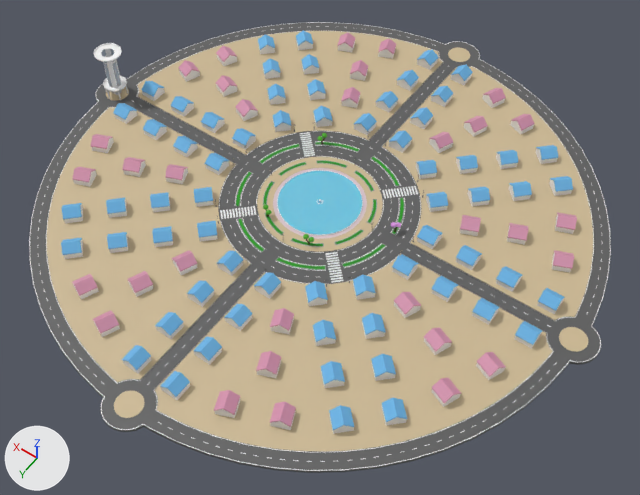
The Blender file assets/roundtownmap.blend as it was, and as the next commit left it.
Both versions are drawn from a 50 mm lens placed at (-238.0, 332.0, 471.0), pointed at (-20.0, 28.0, -8.0). Every picture has the same lights, and +X, +Y and +Z are marked at lower left. The older version comes first.

Objects in the first picture: 'Circle', 'Circle.005', 'Circle.006', 'Circle.007', 'Circle.008', 'Cube.001', 'Cylinder.001', 'House', 'House.001', 'House.002', 'House.003', 'House.004', 'Road', 'peoplepathoutsideoffountain', 'tree.001', 'tree.002', 'tree.006', 'tree.022', 'water' and 16 more.
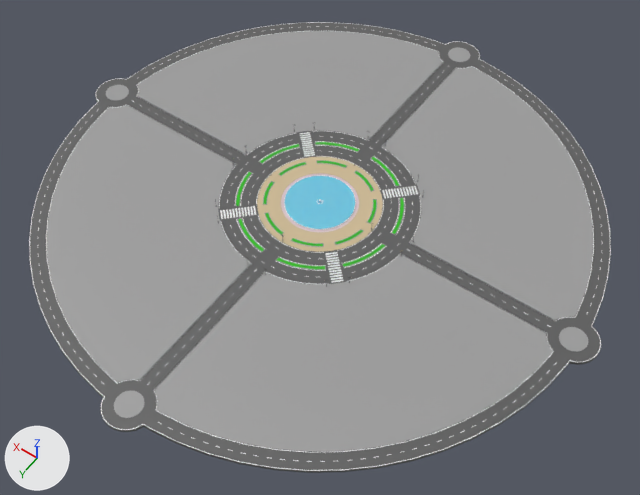
Patch to the scene script:
```diff
--- a/assets/roundtownmap.blend.py
+++ b/assets/roundtownmap.blend.py
@@ me_circle_022 @@
 me_circle_022.from_pydata(...)  # 128 vertices, 96 faces; spans x -44.0..44.0, y -44.0..44.0, z 0.0..0.2
 # used by ob_peoplepathoutsideoffountain; location = (0.0, 0.0, 0.0)
+# me_circle_022 part 1: 64 of the vertices in x -32.9..32.9, y -32.9..32.9, z 0.0..0.2 are scaled about their middle by (0.833, 0.833, 1)
 me_circle_022.materials.append(mat_path2)
@@ me_circle_016 @@
 me_circle_016.from_pydata(...)  # 608 vertices, 544 faces; spans x -187.0..187.0, y -187.0..187.0, z 0.0
-me_circle_016.materials.append(mat_path2)  # beige #cdb994
+me_circle_016.materials.append(mat_stone)  # grey #9d9d9d
@@ me_circle @@
 me_circle.from_pydata(...)  # 256 vertices, 136 faces; spans x -203.0..203.0, y -203.0..203.0, z 0.0
-me_circle.materials.append(mat_path2)  # beige #cdb994
+me_circle.materials.append(mat_stone)  # grey #9d9d9d
@@ ob_tree_002 @@
-ob_tree_002 = bpy.data.objects.new('tree.002', me_cylinder_030)
-ob_tree_002.location = (31.9, -47.3, 0.3)
-ob_tree_002.rotation_euler = (0.0, 0.653, 1.156)  # degrees (0, 37, 66)
-ob_tree_002.scale = (0.431, 0.431, 0.431)
@@ ob_tree_006 @@
-ob_tree_006 = bpy.data.objects.new('tree.006', me_cylinder_034)
-ob_tree_006.location = (-16.1, 35.2, 0.5)
-ob_tree_006.rotation_euler = (0.0, 0.653, -2.844)  # degrees (0, 37, -163)
-ob_tree_006.scale = (0.431, 0.431, 0.431)
@@ ob_tree_022 @@
-ob_tree_022 = bpy.data.objects.new('tree.022', me_cylinder_050)
-ob_tree_022.location = (-57.2, -8.6, 0.3)
-ob_tree_022.rotation_euler = (0.0, 0.653, -2.183)  # degrees (0, 37, -125)
-ob_tree_022.scale = (0.431, 0.431, 0.431)
@@ ob_house @@
-ob_house = bpy.data.objects.new('House', me_floor_1)
-ob_house.location = (0.0, 0.0, 0.0)
@@ ob_house_001 @@
-ob_house_001 = bpy.data.objects.new('House.001', me_floor_1_012)
-ob_house_001.location = (0.0, 0.0, 0.0)
@@ ob_house_002 @@
-ob_house_002 = bpy.data.objects.new('House.002', me_floor_1_015)
-ob_house_002.location = (0.0, 0.0, 0.0)
@@ ob_house_003 @@
-ob_house_003 = bpy.data.objects.new('House.003', me_floor_1_016)
-ob_house_003.location = (0.0, 0.0, 0.0)
@@ ob_house_004 @@
-ob_house_004 = bpy.data.objects.new('House.004', me_floor_1_017)
-ob_house_004.location = (0.0, 0.0, 0.0)
@@ ob_cylinder_001 @@
-ob_cylinder_001 = bpy.data.objects.new('Cylinder.001', me_cylinder_002)
-ob_cylinder_001.location = (194.0, 0.0, 1.2)
@@ ob_circle_008 @@
-ob_circle_008 = bpy.data.objects.new('Circle.008', me_circle_008)
-ob_circle_008.location = (194.0, 0.0, 9.0)
@@ ob_cube_001 @@
-ob_cube_001 = bpy.data.objects.new('Cube.001', me_cube_003)
-ob_cube_001.location = (194.0, 0.0, 0.2)
@@ ob_streetlam_019 @@
 ob_streetlam_019 = bpy.data.objects.new('streetlam.019', me_cylinder_021)
-ob_streetlam_019.location = (0.0, -0.5, 0.0)
+ob_streetlam_019.location = (0.0, 0.0, 0.0)
@@ ob_tree_001 @@
-ob_tree_001 = bpy.data.objects.new('tree.001', me_cylinder_023)
-ob_tree_001.location = (21.7, 31.7, 0.5)
-ob_tree_001.rotation_euler = (0.0, 0.653, 2.742)  # degrees (0, 37, 157)
-ob_tree_001.scale = (0.431, 0.431, 0.431)
```

Location of each change, (x1, y1, x2, y2) in pixels of the pictures (640 x 495 px; the box of a moved part takes in the faces that stretch with it):
'Circle.005', recoloured (beige to grey)
    both: (47, 31, 593, 452)
'House', deleted
    before: (61, 30, 573, 434)
'House.003', deleted
    before: (72, 39, 574, 418)
'House.004', deleted
    before: (73, 32, 577, 430)
'House.002', deleted
    before: (122, 60, 528, 378)
'House.001', deleted
    before: (165, 87, 481, 334)
'Circle.006', recoloured
    both: (106, 47, 588, 418)
'Circle.008', deleted
    before: (93, 43, 127, 92)
'tree.006', deleted
    before: (303, 234, 314, 245)
'tree.022', deleted
    before: (391, 222, 401, 232)
'tree.002', deleted
    before: (317, 133, 327, 144)
'tree.001', deleted
    before: (263, 204, 272, 217)
'Cylinder.001', deleted
    before: (104, 77, 128, 100)
'Cube.001', deleted
    before: (112, 90, 122, 95)
part 1 of me_circle_022, moved or reshaped
    both: (260, 158, 379, 252)
